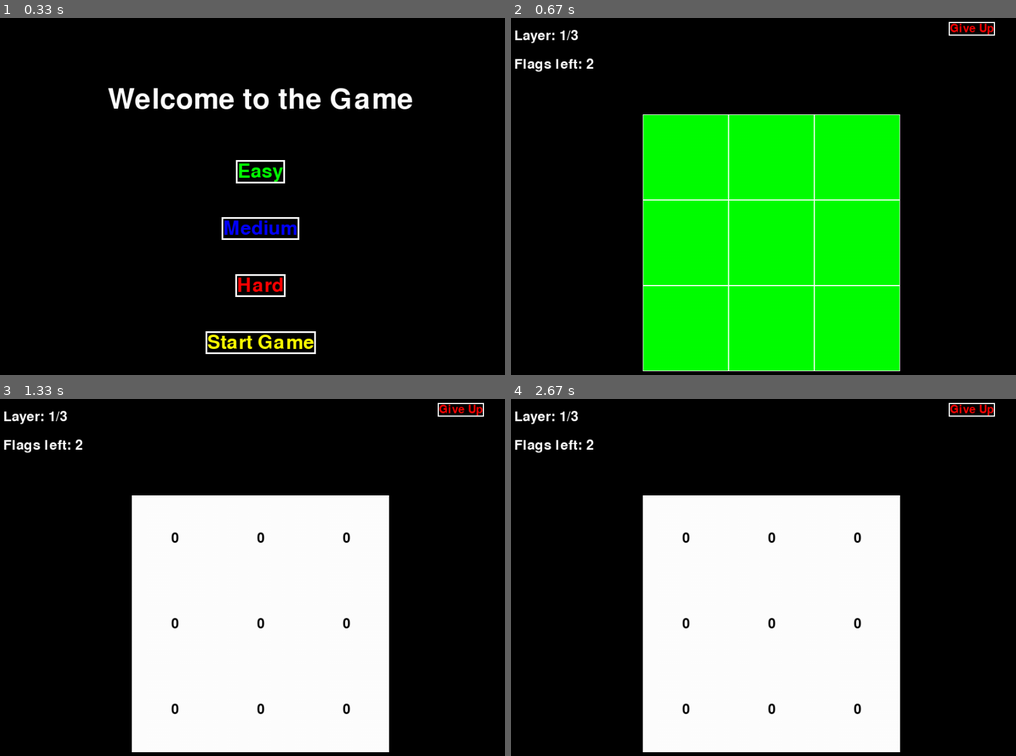
Above: before the commit, frames 1-4 (two rows, left to right).
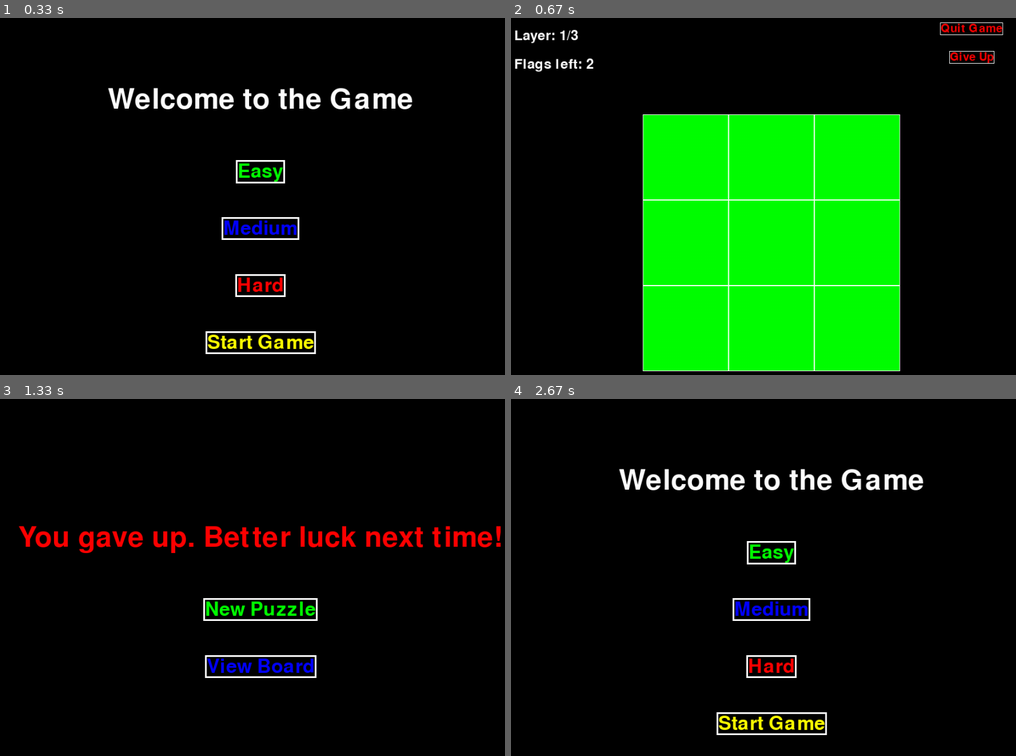
Above: after the commit, the same moments.

Repository: LukePng/3D_Minesweeper
Game: pygame game, started from src/main.py
Same seed, same stepped clock (60 frames per second), same inputs: the game is played once before the commit and once after it.
Inputs (mouse positions are in pixels of both pictures, inside the frame that each line leads up to):
- Up to frame 1 (0.33 s): no input
- Up to frame 2 (0.67 s): click "Start Game" at 0.38 s
- Up to frame 3 (1.33 s): click (262, 623) at 0.72 s; click "Give Up" at 1.1 s
- Up to frame 4 (2.67 s): click (773, 666) at 1.98 s; click (970, 409) at 2.6 s, where only the run after the commit has a clickable "Quit Game"

Frame 1 is identical in both runs. In frame 2, 0.5% of the frame differs, in the area x 84-98%, y 1-13%; in frame 3, 38%; in frame 4, 38%, in the area x 0-96%, y 1-99%.

Commit message:
More event handler buttons

Diff:
--- a/src/board.py
+++ b/src/board.py
@@ -113,6 +113,8 @@
                 for j in range(self._size):
                     self._board[z][i][j] = temp_arr[z][i][j]
 
+        temp_arr = None #Clearing up memory
+
     def reveal_cell(self, z, y, x):
         if 0 <= z < self._size and 0 <= y < self._size and 0 <= x < self._size:
             cell = self._board[z][y][x]
--- a/src/game.py
+++ b/src/game.py
@@ -1,6 +1,7 @@
 ### TO DO LIST ###
-# 1. GIVE UP button
-# 3. EXIT GAME button
+#1. Make it such that when mouse hovers over a clickable button it changes cursor
+#2. Add sprites to the game to make it look nicer
+
 
 from board import Board
 from button import Button
@@ -26,7 +27,7 @@
         self.screen = pygame.display.set_mode((SCREEN_WIDTH, SCREEN_HEIGHT))
         pygame.display.set_caption("3D Minesweeper")
         self.difficulty = 0
-        self.selected_button = None
+        self.is_end = False
 
     #Miscellanous Functions
     def set_easy(self):
@@ -39,7 +40,11 @@
         self.difficulty = 2
 
     def give_up(self):
-        self.display_end_screen("You gave up. Better luck next time!", True)
+        self.display_end_screen("You gave up. Better luck next time!")
+
+    def quit_game(self):
+        self.is_end = False
+        self.start_screen()
 
     def click_actions(self, event, board_size, curr_layer, first_click):
         mouse_pos = pygame.mouse.get_pos()
@@ -79,13 +84,13 @@
 
                         # Check lose condition
                         if self.board.check_lose(curr_layer, Y, X):
-                            self.display_end_screen("Game Over! You hit a mine.", True)
-                            game_over = True
+                            self.display_end_screen("Game Over! You hit a mine.")
+                            self.is_end == True
 
                         # Check win condition
                         if self.board.check_win():
-                            self.display_end_screen("Congratulations! You won!", False)
-                            game_over = True
+                            self.display_end_screen("Congratulations! You won!", True)
+                            self.is_end == True
 
                 elif event.button == 3:  # Right-click
                     self.board.get_board()[curr_layer][Y][X].flag()  # Flag the cell
@@ -161,7 +166,7 @@
                             elif button.text == "Start Game":
                                 button.action()  # Start the game
 
-    def display_end_screen(self, message, is_end):
+    def display_end_screen(self, message):
         #Display the end screen with buttons for New Puzzle and View Board
         font = pygame.font.Font(None, 74)
         text_surface = font.render(message, True, RED)
@@ -216,8 +221,13 @@
                             else:
                                 curr_layer = curr_layer + 1
 
+                elif event.type == pygame.MOUSEBUTTONDOWN:
+                    if self.quit_button.is_clicked(pygame.mouse.get_pos()):
+                        self.quit_button.action()
+
                 self.screen.fill(BLACK)
-                self.draw_board(curr_layer)  # Optionally, you can pass a layer here
+                self.is_end = True
+                self.draw_board(curr_layer)
                 pygame.display.flip()
 
     #Generating Board
@@ -234,6 +244,7 @@
         self.board = Board(size, num_mines)  # Create a Board instance
         self.board.gen_board()  # Generate the board
 
+
     def draw_board(self, layer=0):
         board_size = self.board.get_size()
         flags_left = self.board.get_num_mines() - self.board.get_num_flags()  # Calculate flags left
@@ -246,9 +257,11 @@
         self.screen.blit(layer_text, (SIDE_MARGIN, 50))  # Position the layer text
         self.screen.blit(flags_text, (SIDE_MARGIN, 100))  # Position the flags text
 
-        give_up_button = Button("Give Up", (SCREEN_WIDTH - SIDE_MARGIN - 100, 50), RED, 30, action=self.give_up, border_color=WHITE, border_width=2)
-
-        give_up_button.draw(self.screen)
+        self.quit_button.draw(self.screen)
+
+        if not self.is_end:
+            self.give_up_button.draw(self.screen)
+
 
         available_width = SCREEN_WIDTH - 2 * SIDE_MARGIN
         available_height = SCREEN_HEIGHT - TOP_MARGIN - SIDE_MARGIN
@@ -300,18 +313,27 @@
         self.initialize_board()  # Initialize the board
         curr_layer = 0 #initialising first layer at 0
         board_size = self.board.get_size()
-        game_over = False
         first_click = True
         running = True
+
+        self.give_up_button = Button("Give Up", (SCREEN_WIDTH - SIDE_MARGIN - 100, 100), RED, 30, action=self.give_up, border_color=WHITE, border_width=1)
+        self.quit_button = Button("Quit Game", (SCREEN_WIDTH - SIDE_MARGIN - 100, 50), RED, 30, action=self.quit_game, border_color=WHITE, border_width=1)
+
+
         while running:
-
             for event in pygame.event.get():
                 if event.type == pygame.QUIT:
                     running = False
 
-                if not game_over:
+                if not self.is_end:
                     if event.type == pygame.MOUSEBUTTONDOWN:
-                        if event.button in [1, 2, 3]:
+                        if self.give_up_button.is_clicked(pygame.mouse.get_pos()):
+                            self.give_up_button.action()
+
+                        elif self.quit_button.is_clicked(pygame.mouse.get_pos()):
+                            self.quit_button.action()
+
+                        elif event.button in [1, 2, 3]:
                             self.click_actions(event, board_size, curr_layer, first_click)
                             first_click = False
 
@@ -355,7 +377,7 @@
                                     self.display_complete_board()  # Show the complete board
 
                 self.screen.fill(BLACK)
-                if not game_over:
+                if not self.is_end:
                     self.draw_board(curr_layer)
                 pygame.display.flip()
 
@@ -367,8 +389,8 @@
         pygame.init()
         pygame.font.init()
 
-        #pygame.mixer.init()  # Ensure mixer is initialized
-        #pygame.mixer.music.load('src/assets/music/bgm.mp3')  # Load the music file
-        #pygame.mixer.music.play(-1, 0.0)  # Loop indefinitely
+        pygame.mixer.init()  # Ensure mixer is initialized
+        pygame.mixer.music.load('src/assets/music/bgm.mp3')  # Load the music file
+        pygame.mixer.music.play(-1, 0.0)  # Loop indefinitely
 
         self.start_screen()
